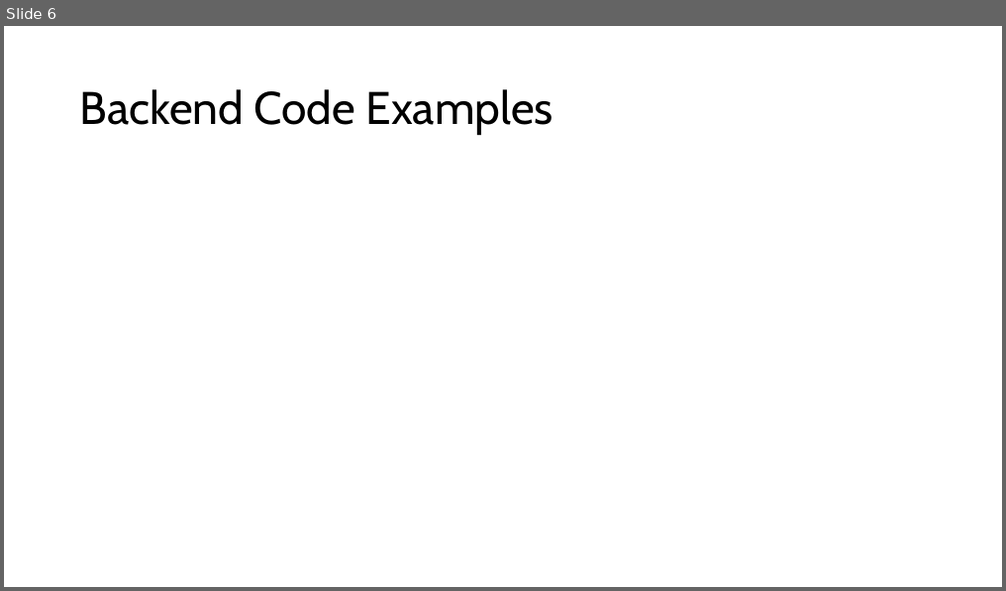
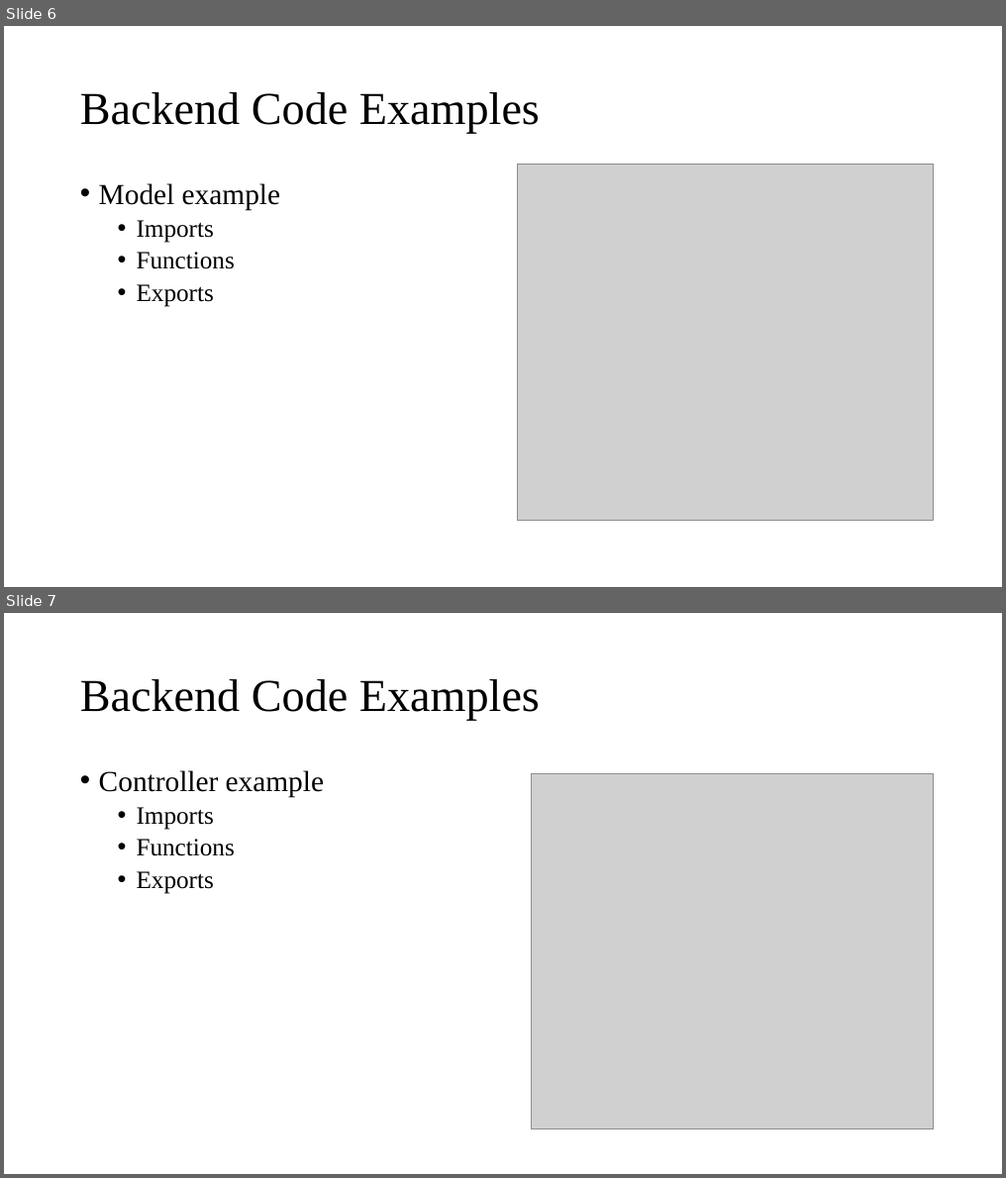
Before and after one commit to EsFrost/m2i_projet, a slide deck: presentation_en.pptx. Shown one above the other, each under a label of ours: slide 6 before the commit, slides 6 and 7 after it. The pictures are 1006x591 and 1006x1178 pixels, drawn with LibreOffice and Linux fonts; fonts in the diff are those of the drawing; grey boxes stand for pictures. Boxes give left, top, right and bottom in pixels: in the first picture for what was removed or moved away, otherwise in the second. Text is boxed around its words. In the diff, an @@ line names an element or a change of style, - is before the commit and + after.

```diff
--- a/presentation_en.pptx
+++ b/presentation_en.pptx
@@ slide 7 added at (x1=4, y1=613, x2=1002, y2=1174), background #FFFFFF @@
@@ title added at (x1=80, y1=679, x2=540, y2=721), 44 pt, text #000000 @@
+Backend Code Examples
@@ text added at (x1=99, y1=770, x2=324, y2=894), 24 pt, text #000000 @@
+• Controller example
+  • Imports
+  • Functions
+  • Exports
@@ picture added at (x1=531, y1=773, x2=934, y2=1130) @@
@@ slide 6 changed as well @@
@@ title "Backend Code Examples" at (x1=80, y1=92, x2=540, y2=134): font Cabin to Times New Roman @@
@@ picture added at (x1=518, y1=165, x2=934, y2=521) @@
@@ text added at (x1=99, y1=183, x2=280, y2=307), 24 pt, text #000000 @@
+• Model example
+  • Imports
+  • Functions
+  • Exports
```
Also in this commit, not shown: 15 other slides changed, 4 other slides added, 6 other files.
